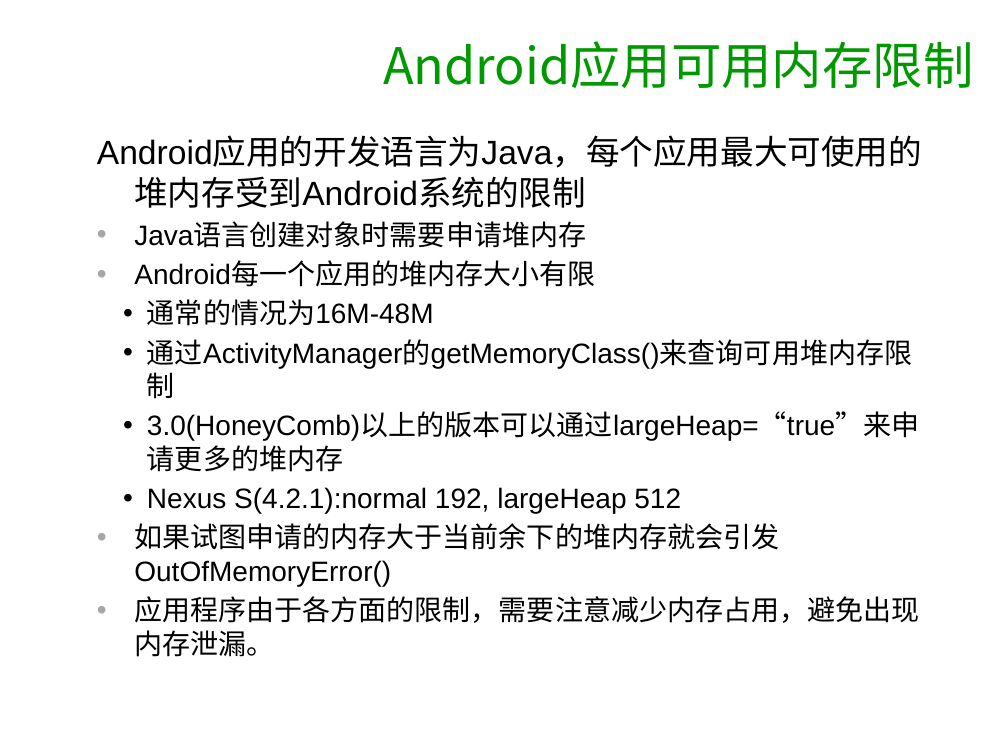
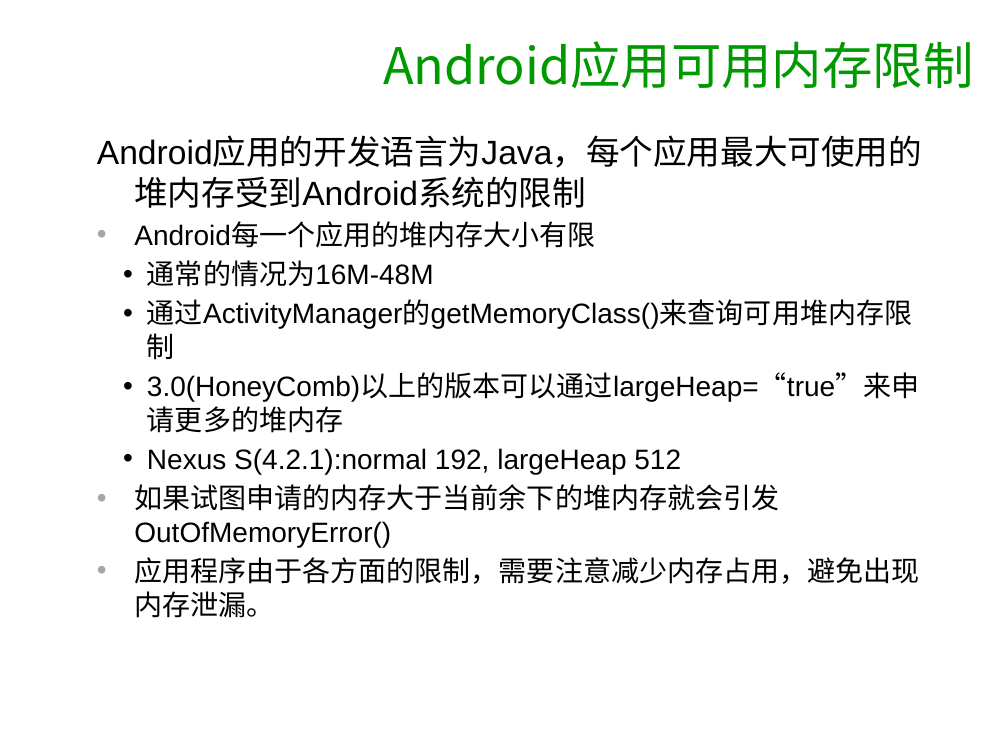
Before and after one commit to songzhengxuan/kata, a slide deck: slide 14 of ppt/ppt.ppt (slide 15 before the commit). Drawn at 1008x756 pixels with LibreOffice and Linux fonts; fonts in the diff are those of the drawing; background and template pictures are left out. Boxes give left, top, right and bottom in pixels: in the first picture for what was removed or moved away, otherwise in the second. Text is boxed around its words. In the diff, an @@ line names an element or a change of style, - is before the commit and + after.

```diff
--- a/ppt/ppt.ppt
+++ b/ppt/ppt.ppt
@@ text at (134, 223, 586, 248): paragraph removed @@
-• Java语言创建对象时需要申请堆内存
```
Also in this commit, not shown: 7 other slides changed, 51 other files.
